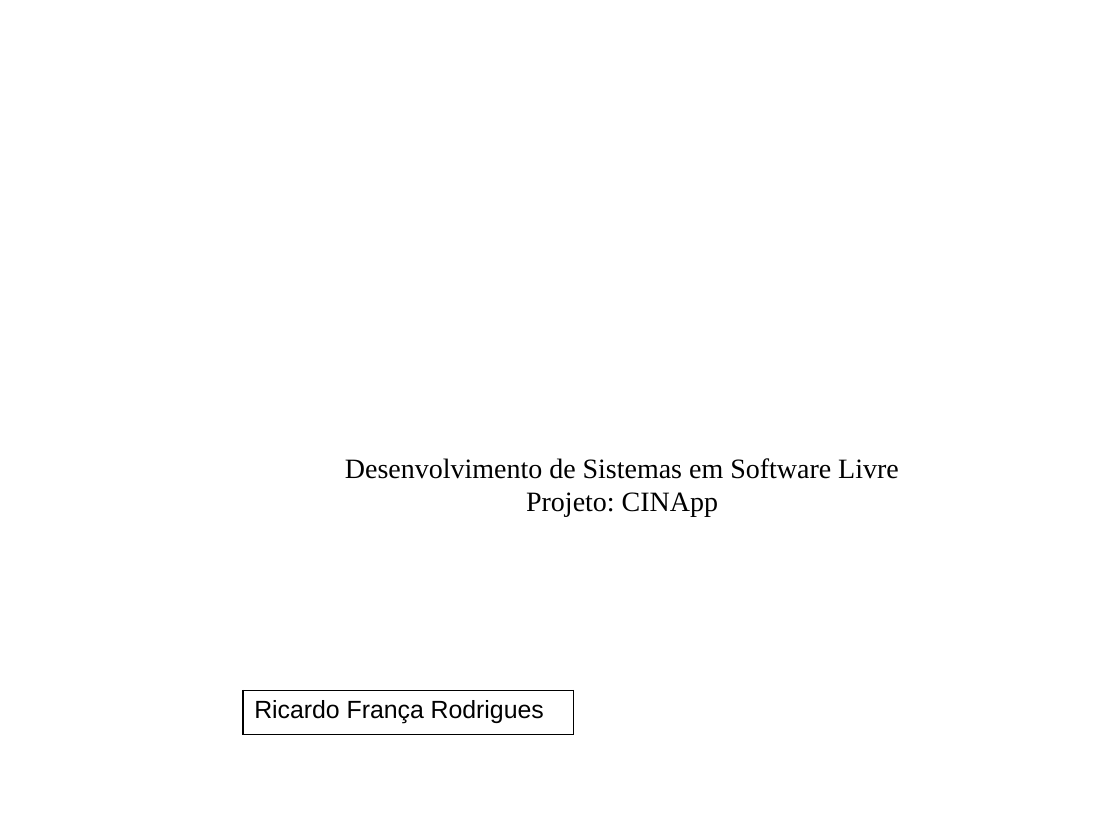
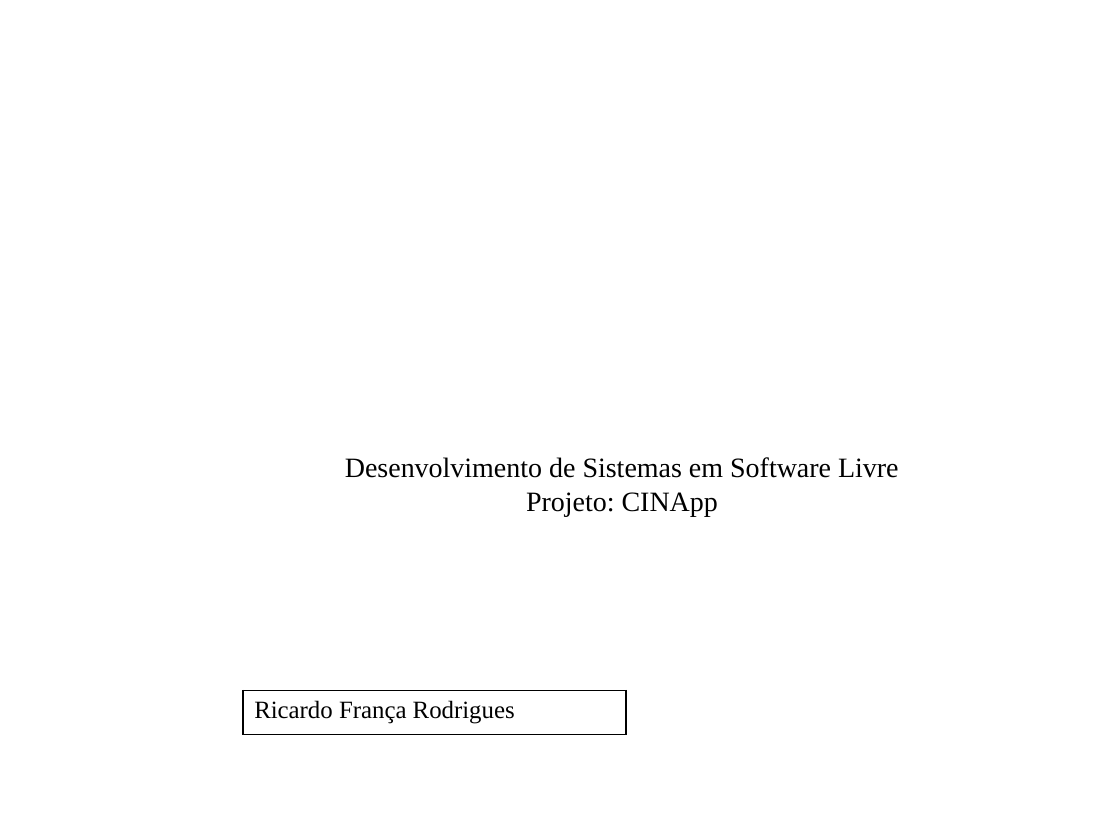
Before and after one commit to Ricardo-Franca/cinapp, a slide deck: slide 1 of Apresentação/CINApp - Apresentacao.pptx. Drawn at 1120x840 pixels with LibreOffice and Linux fonts; fonts in the diff are those of the drawing; background and template pictures are left out. Boxes give left, top, right and bottom in pixels: in the first picture for what was removed or moved away, otherwise in the second. Text is boxed around its words. In the diff, an @@ line names an element or a change of style, - is before the commit and + after.

```diff
--- a/Apresentação/CINApp - Apresentacao.pptx
+++ b/Apresentação/CINApp - Apresentacao.pptx
@@ table at box(243, 690, 626, 758) @@
@@ font Arial to Times New Roman @@
@@ table: place and size @@
-table at box(243, 690, 573, 734)
+table at box(243, 690, 626, 758)
```
Also in this commit, not shown: 3 other slides changed, 2 other files.
